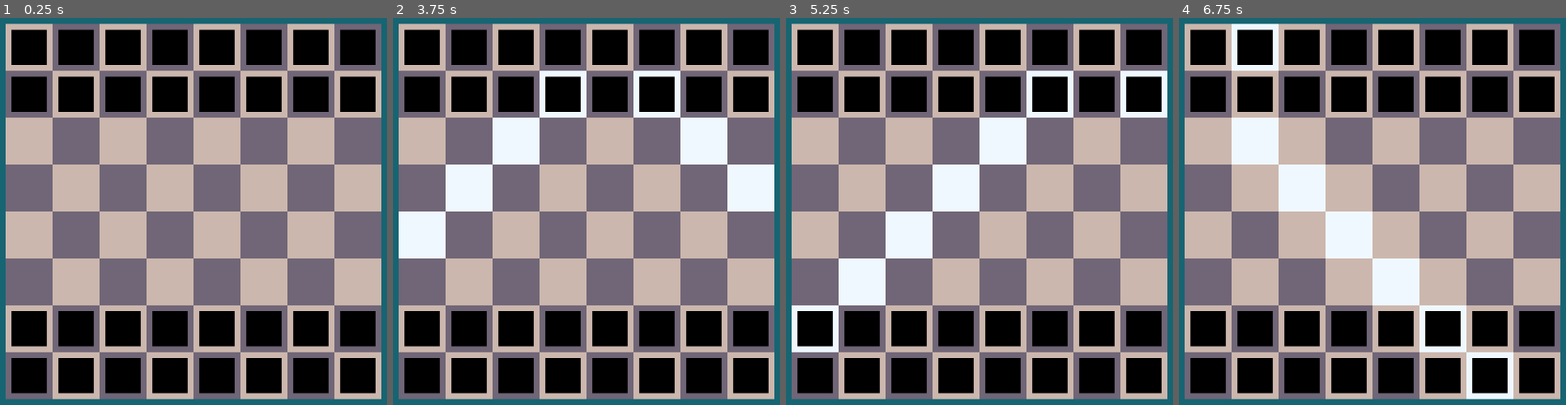
Above: before the commit, frames 1-4 (left to right).
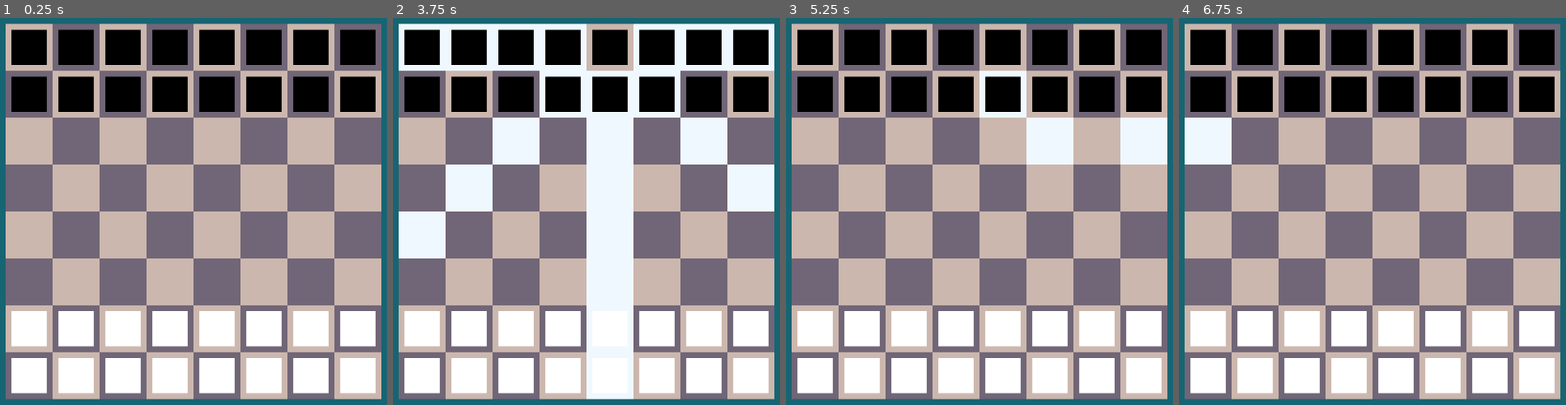
Above: after the commit, the same moments.

Repository: Maybells/godot-zone-framework
Game: Godot game, scene res://Examples/Chess/chess.tscn
The game is run twice, just before and just after one commit, with the same random seed, the same clock (stepped at 60 frames per second) and the same inputs.
Inputs (mouse positions are in pixels of both pictures, inside the frame that each line leads up to):
- Up to frame 1 (0.25 s): no input
- Up to frame 2 (3.75 s): tap Enter at 0.5, 2, 3.5 s; move the mouse to (423, 48) at 0.52 s; click (423, 48) at 0.67 s; tap Space at 1.25, 2.75 s; move the mouse to (470, 48) at 1.27 s; click (470, 48) at 1.42 s; move the mouse to (516, 48) at 2.02 s; click (516, 48) at 2.17 s; move the mouse to (563, 48) at 2.77 s; click (563, 48) at 2.92 s; move the mouse to (609, 48) at 3.52 s; click (609, 48) at 3.67 s
- Up to frame 3 (5.25 s): tap Space at 4.25 s; move the mouse to (1049, 48) at 4.27 s; click (1049, 48) at 4.42 s; move the mouse to (1095, 48) at 5.02 s; click (1095, 48) at 5.17 s
- Up to frame 4 (6.75 s): move the mouse to (1535, 48) at 5.77 s; click (1535, 48) at 5.92 s; move the mouse to (1209, 95) at 6.52 s; click (1209, 95) at 6.67 s

The runs differ from the first frame. In frame 1, 14% of the frame differs, in the area x 2-98%, y 75-98%; in frame 2, 26%, in the area x 1-99%, y 1-99%; in frame 3, 25%; in frame 4, 23%.

Commit message:
Added different chess pieces

Diff:
--- a/Examples/Chess/chess.gd
+++ b/Examples/Chess/chess.gd
@@ -1,4 +1,7 @@
 extends Node2D
+
+
+const BACK_ROW = [ChessLogic.ROOK, ChessLogic.KNIGHT, ChessLogic.BISHOP, ChessLogic.KING, ChessLogic.QUEEN, ChessLogic.BISHOP, ChessLogic.KNIGHT, ChessLogic.ROOK]
 
 
 onready var tile = preload("res://Examples/Chess/tile.tscn")
@@ -20,8 +23,7 @@
 		add_child(t)
 
 		if file <= 1 or file >= 6:
-			var p = piece.instance()
-			p.game = game
+			var p = _generate_piece_at(rank, file)
 			t.piece_added(p)
 			add_child(p)
 
@@ -30,3 +32,20 @@
 
 func _process(delta):
 	game.tick()
+
+
+func _generate_piece_at(rank, file):
+	var p = piece.instance()
+	p.game = game
+
+	if file <= 1:
+		p.is_white = false
+	elif file >= 6:
+		p.is_white = true
+
+	if file == 1 or file == 6:
+		p.type = ChessLogic.PAWN
+	elif file == 0 or file == 7:
+		p.type = BACK_ROW[rank]
+
+	return p
--- a/Examples/Chess/chess_logic.gd
+++ b/Examples/Chess/chess_logic.gd
@@ -3,19 +3,45 @@
 class_name ChessLogic
 
 
+enum {QUEEN, KING, PAWN, KNIGHT, ROOK, BISHOP}
+
+
 var grid = GridUtility.new(Vector2(8, 8))
+var pawn_up = MovePattern.new("U")
+var pawn_down = MovePattern.new("D")
 var bishop = MovePattern.new("RU", MovePattern.ROTATE, -1)
 var rook = MovePattern.new("R", MovePattern.ROTATE, -1)
 var knight = MovePattern.new("2RU", MovePattern.ROTATE_MIRROR)
+var short_diag = MovePattern.new("RU", MovePattern.ROTATE)
+var short_orthog = MovePattern.new("R", MovePattern.ROTATE)
 
 var move_possibilies = PoolVector2Array()
+
+
+func _get_possibilities(piece):
+	var position = grid.convert_1d_to_2d(piece.origin_zone.id)
+	match piece.type:
+		PAWN:
+			if piece.is_white:
+				return grid.get_pattern_results(position, pawn_up)
+			else:
+				return grid.get_pattern_results(position, pawn_down)
+		KNIGHT:
+			return grid.get_pattern_results(position, knight)
+		ROOK:
+			return grid.get_pattern_results(position, rook)
+		BISHOP:
+			return grid.get_pattern_results(position, bishop)
+		KING:
+			return grid.get_pattern_results(position, short_diag) + grid.get_pattern_results(position, short_orthog)
+		QUEEN:
+			return grid.get_pattern_results(position, bishop) + grid.get_pattern_results(position, rook)
 
 
 func is_move_valid(piece, start, end):
 	if end:
 		if start:
-			var position = grid.convert_1d_to_2d(start.id)
-			var possible = grid.get_pattern_results(position, bishop)
+			var possible = _get_possibilities(piece)
 			var aim = grid.convert_1d_to_2d(end.id)
 			if aim in possible and end.can_accept_piece(piece):
 				return true
@@ -31,8 +57,7 @@
 
 
 func focus_piece(piece):
-	var position = grid.convert_1d_to_2d(piece.origin_zone.id)
-	move_possibilies = grid.get_pattern_results(position, bishop)
+	move_possibilies = _get_possibilities(piece)
 	.focus_piece(piece)
 
 
--- a/Examples/Chess/piece.gd
+++ b/Examples/Chess/piece.gd
@@ -1,11 +1,12 @@
 extends "res://src/Piece/piece.gd"
 
 
-export (Color) var white = Color(204, 183, 174)
-export (Color) var black = Color(112, 102, 119)
+export (Color) var white = Color.white
+export (Color) var black = Color.black
 
 
 var is_white = true
+var type
 var color
 var holding = false
 
@@ -18,6 +19,10 @@
 		color = white
 	else:
 		color = black
+
+
+func _draw():
+	draw_rect(Rect2(Vector2(-24, -24), Vector2(48, 48)), color)
 
 
 func _process(delta):
--- a/Examples/Chess/piece.tscn
+++ b/Examples/Chess/piece.tscn
@@ -11,6 +11,7 @@
 script = ExtResource( 2 )
 
 [node name="ColorRect" type="ColorRect" parent="." index="0"]
+visible = false
 margin_left = -24.0
 margin_top = -24.0
 margin_right = 24.0
